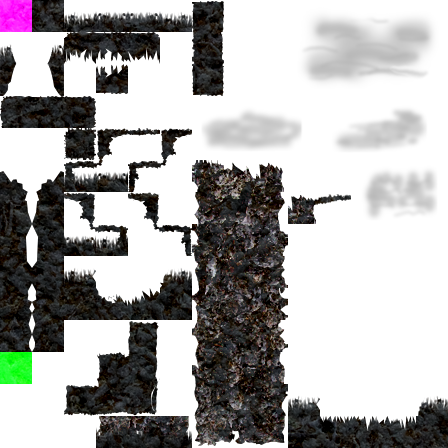
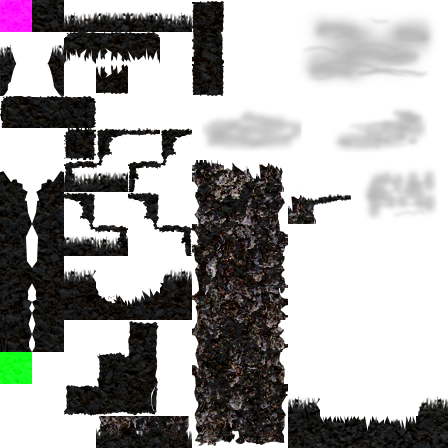
The second 448 × 448 image is a revision of the first. Changes to its layers:
added layer "Ebene 11 Kopie 3" (hard light, 26%) in group "alles andere" over left=0, top=0, right=448, bottom=448
hid "Ebene 11" over left=0, top=0, right=448, bottom=448
